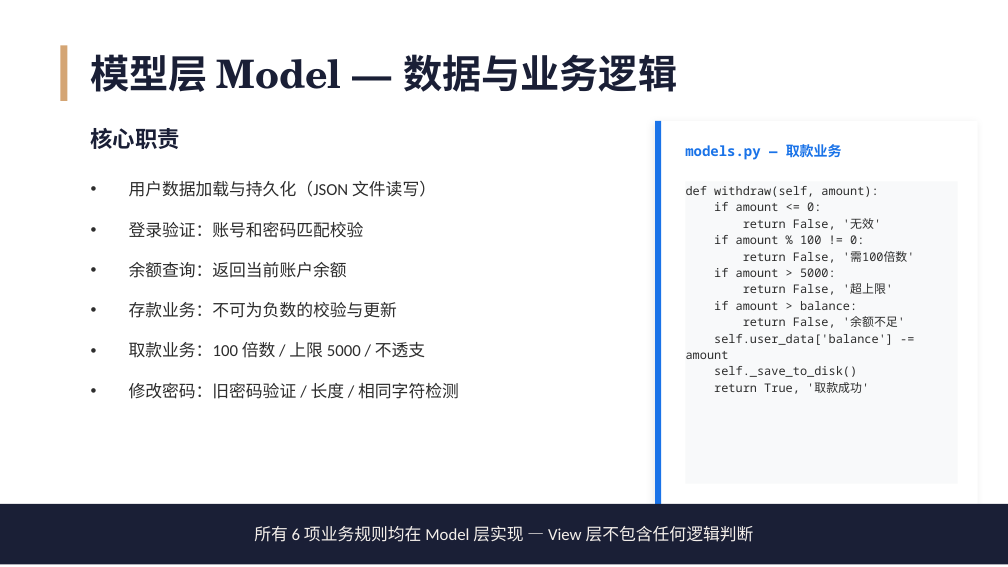
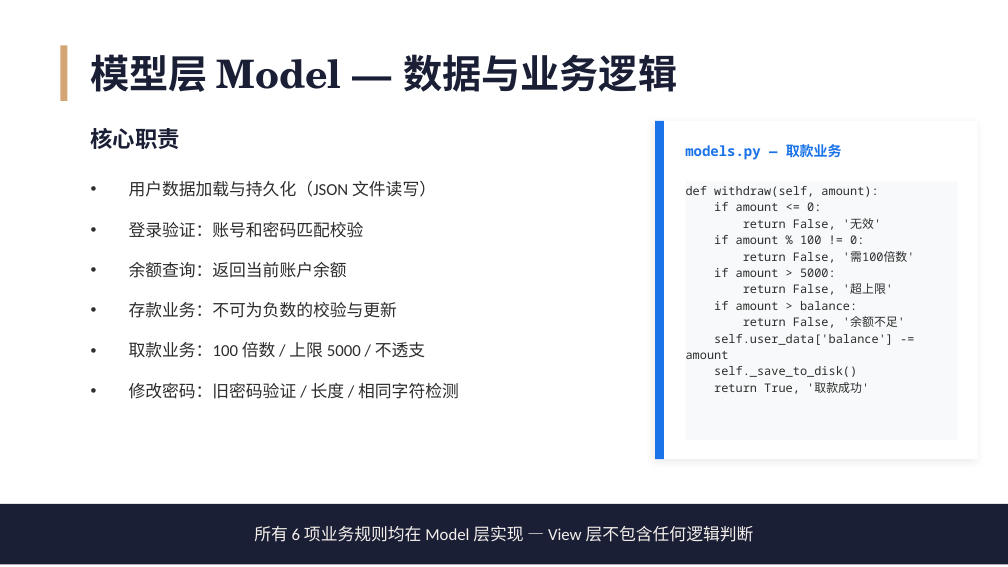
Before and after one commit to Unconnectable/atm, a slide deck: slide 8 of ATM项目演示.pptx (slide 7 before the commit). Drawn at 1008x567 pixels with LibreOffice and Linux fonts; fonts in the diff are those of the drawing. Boxes give left, top, right and bottom in pixels: in the first picture for what was removed or moved away, otherwise in the second. Text is boxed around its words. In the diff, an @@ line names an element or a change of style, - is before the commit and + after.

```diff
--- a/ATM项目演示.pptx
+++ b/ATM项目演示.pptx
@@ rectangle resized from (x1=655, y1=121, x2=978, y2=504) to (x1=655, y1=121, x2=978, y2=460) @@
@@ rectangle resized from (x1=655, y1=121, x2=661, y2=504) to (x1=655, y1=121, x2=664, y2=460) @@
```
Also in this commit, not shown: 10 other slides changed, 4 slides added.
